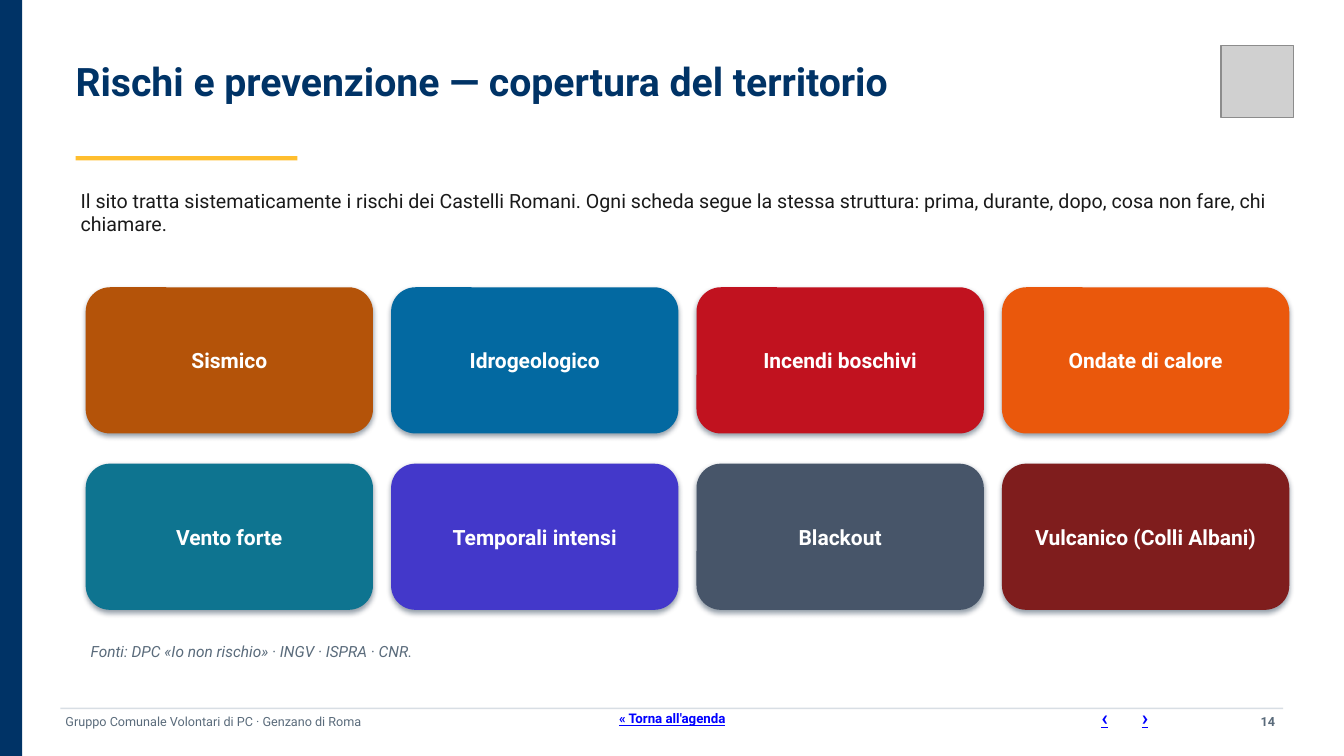
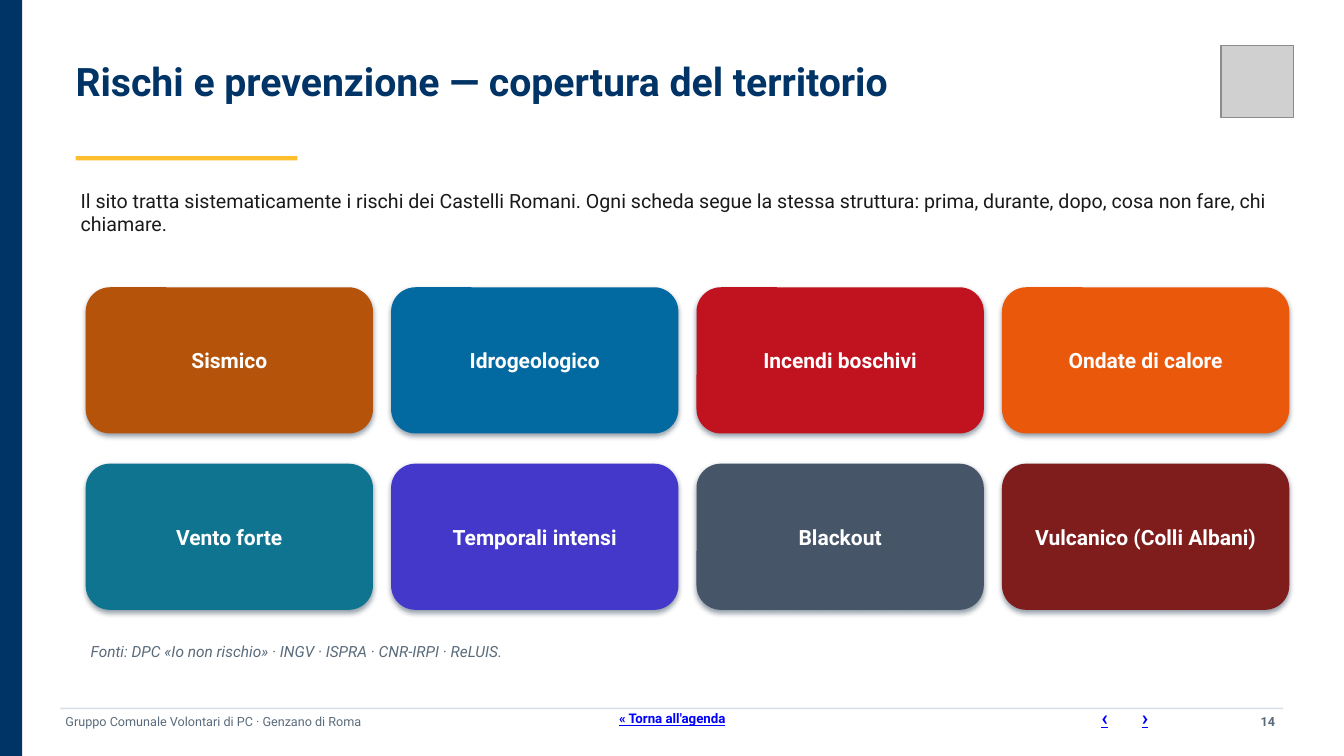
Before and after one commit to SviluppoItaliaDigitale/sito-pc-genzano, a slide deck: slide 14 of static/manuali/presentazione-struttura-sito.pptx. Drawn at 1344x756 pixels with LibreOffice and Linux fonts; fonts in the diff are those of the drawing; grey boxes stand for pictures. Boxes give left, top, right and bottom in pixels: in the first picture for what was removed or moved away, otherwise in the second. Text is boxed around its words. In the diff, an @@ line names an element or a change of style, - is before the commit and + after.

Commit message:
Deck: arricchite le fonti scientifiche (CIMA, CMCC, ISS, CNR-IRPI, ReLUIS) nelle slide pertinenti

```diff
--- a/static/manuali/presentazione-struttura-sito.pptx
+++ b/static/manuali/presentazione-struttura-sito.pptx
@@ text at [91, 645, 502, 657]: text changed @@
-Fonti: DPC «Io non rischio» · INGV · ISPRA · CNR.
+Fonti: DPC «Io non rischio» · INGV · ISPRA · CNR-IRPI · ReLUIS.
```
Also in this commit, not shown: 2 other slides changed, 2 other files.
